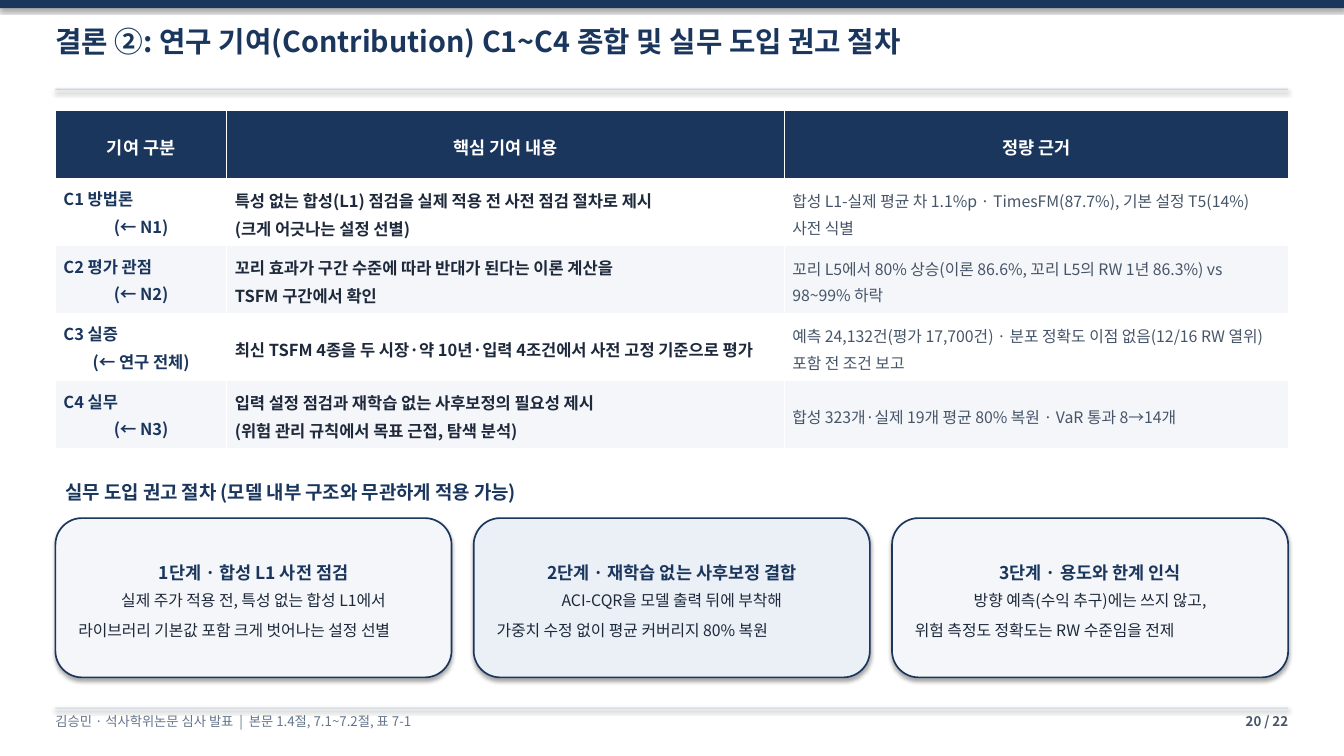
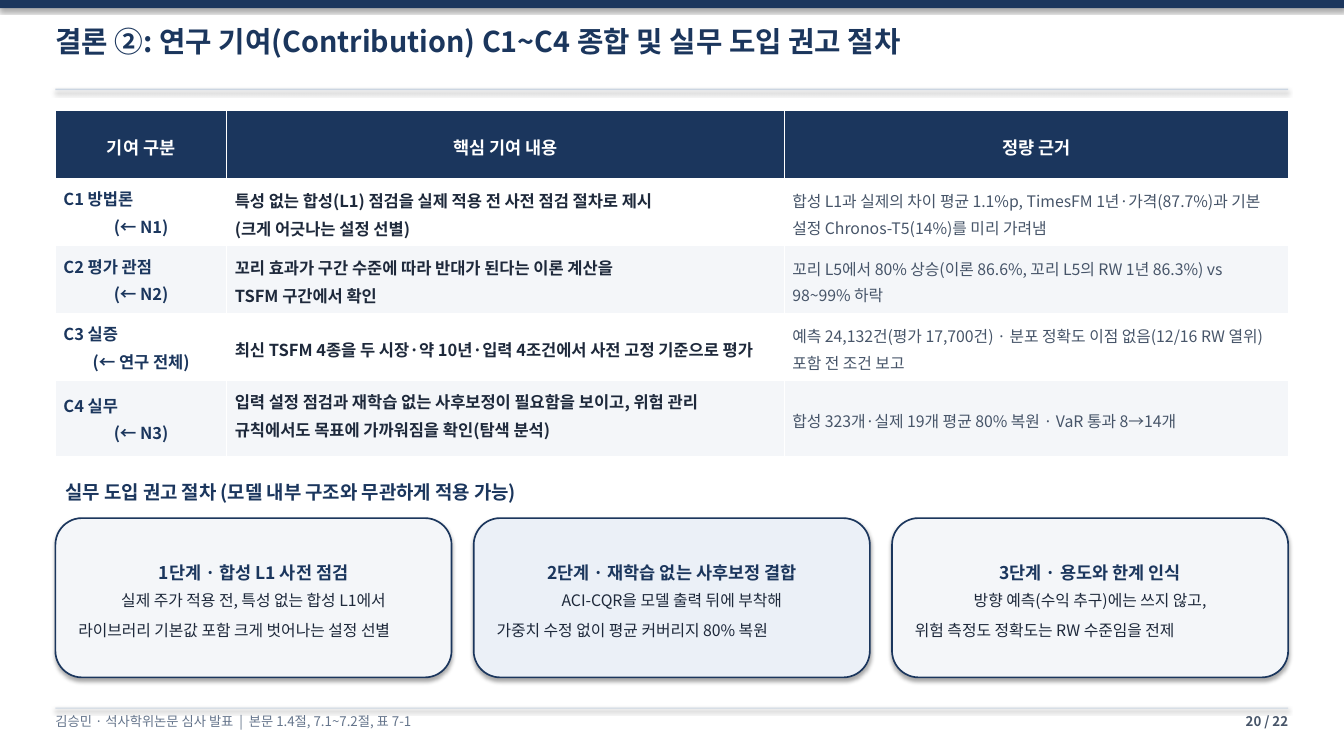
Before and after one commit to sapzzil/Master-thesis, a slide deck: slide 20 of 05_논문작성/석사학위논문_심사발표_v10.pptx. Drawn at 1344x756 pixels with LibreOffice and Linux fonts; fonts in the diff are those of the drawing. Boxes give left, top, right and bottom in pixels: in the first picture for what was removed or moved away, otherwise in the second. Text is boxed around its words. In the diff, an @@ line names an element or a change of style, - is before the commit and + after.

```diff
--- a/05_논문작성/석사학위논문_심사발표_v10.pptx
+++ b/05_논문작성/석사학위논문_심사발표_v10.pptx
@@ table at [55,111,1289,449] @@
-row 2, column 3: 합성 L1-실제 평균 차 1.1%p · TimesFM(87.7%), 기본 설정 T5(14%) 사전 식별
+row 2, column 3: 합성 L1과 실제의 차이 평균 1.1%p, TimesFM 1년·가격(87.7%)과 기본 설정 Chronos-T5(14%)를 미리 가려냄
-row 5, column 2: 입력 설정 점검과 재학습 없는 사후보정의 필요성 제시 (위험 관리 규칙에서 목표 근접, 탐색 분석)
+row 5, column 2: 입력 설정 점검과 재학습 없는 사후보정이 필요함을 보이고, 위험 관리 규칙에서도 목표에 가까워짐을 확인(탐색 분석)
```
Also in this commit, not shown: 3 other slides changed, 2 other files.
